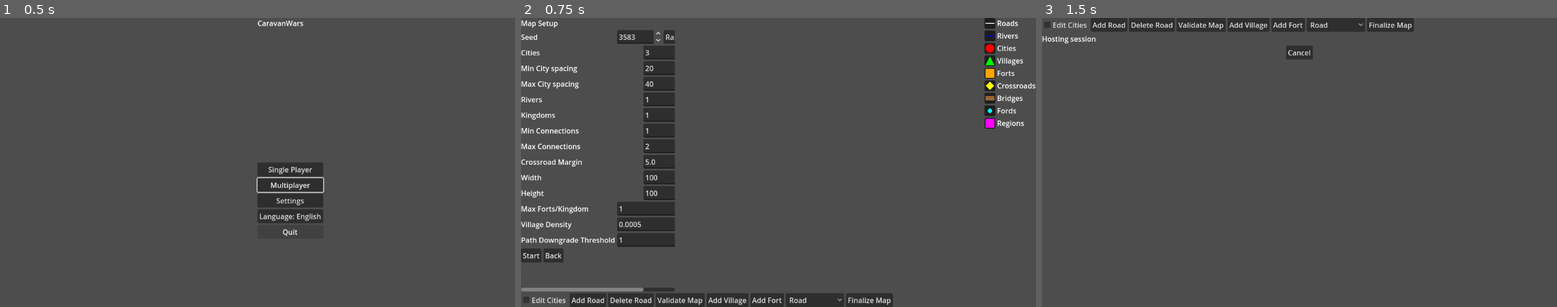
Above: before the commit, frames 1-3 (left to right).
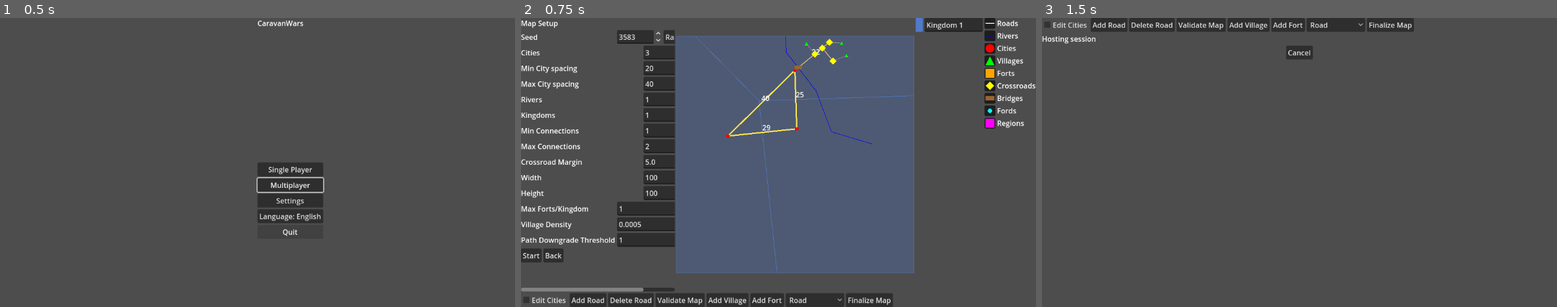
Above: after the commit, the same moments.

Repository: sepa79/CaravanWars
Game: Godot game, scene res://scenes/Main.tscn
The game is run twice, just before and just after one commit, with the same random seed, the same clock (stepped at 60 frames per second) and the same inputs.
Inputs:
- Up to frame 1 (0.5 s): no input
- Up to frame 2 (0.75 s): click "Single Player" at 0.5 s
- Up to frame 3 (1.5 s): click "Start" at 1.25 s

Frame 1 is identical in both runs. In frame 2, 39% of the frame differs, in the area x 30-90%, y 0-89%; in frame 3, nothing differs.
Error before the commit: Parse Error: Cannot infer the type of "edge" variable because the value doesn't have a set type. (res://map/RoadNetwork.gd:190)

Commit message:
fix: annotate edge variable

Diff:
--- a/game/map/RoadNetwork.gd
+++ b/game/map/RoadNetwork.gd
@@ -187,7 +187,7 @@
                 target_point = q
 
         if target_edge != -1:
-            var edge := edges[target_edge]
+            var edge: Edge = edges[target_edge]
             var cross_id: int = next_node_id
             next_node_id += 1
             nodes[cross_id] = MapNodeModule.new(cross_id, MapNodeModule.TYPE_CROSSROAD, target_point, {})
